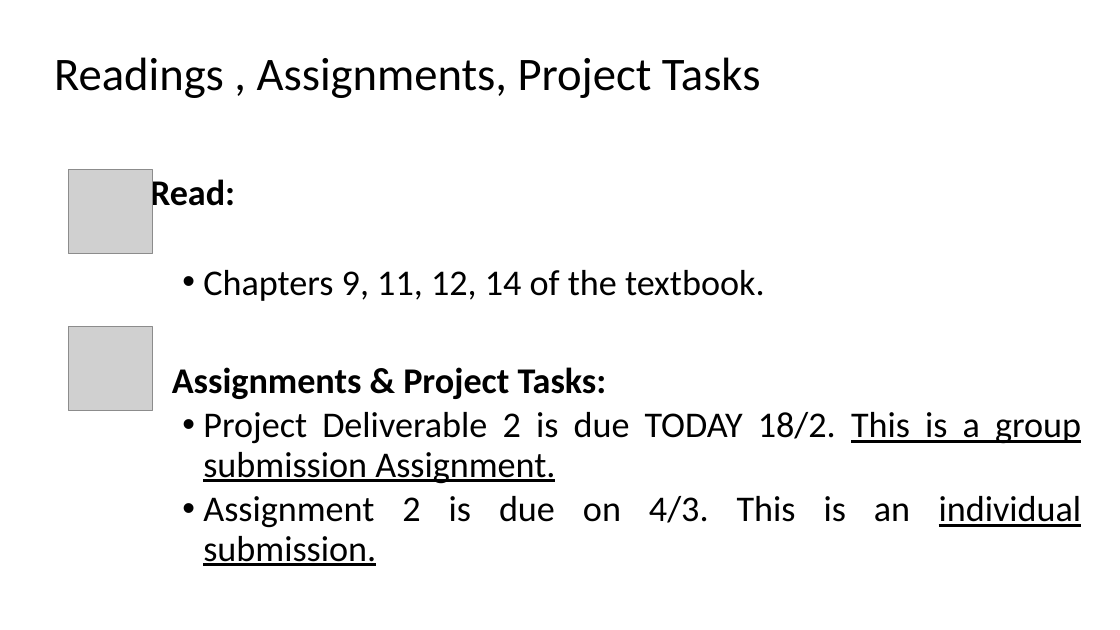
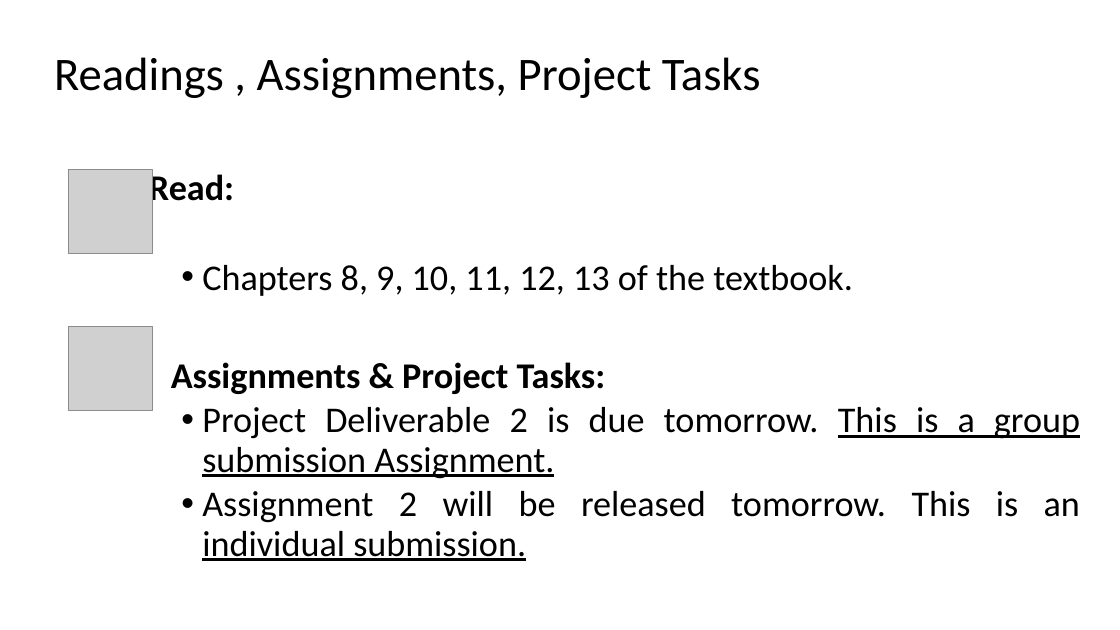
Before and after one commit to kthanasi-git/SW_Engineering, a slide deck: slide 23 of SOFTWARE ENGINEERING/SLIDES/9- Design Priciples III.pptx (slide 18 before the commit). Drawn at 1120x630 pixels with LibreOffice and Linux fonts; fonts in the diff are those of the drawing; grey boxes stand for pictures. Boxes give left, top, right and bottom in pixels: in the first picture for what was removed or moved away, otherwise in the second. Text is boxed around its words. In the diff, an @@ line names an element or a change of style, - is before the commit and + after.

```diff
--- a/SOFTWARE ENGINEERING/SLIDES/9- Design Priciples III.pptx
+++ b/SOFTWARE ENGINEERING/SLIDES/9- Design Priciples III.pptx
@@ text at (x1=202, y1=265, x2=853, y2=296): text changed @@
-    • Chapters 9, 11, 12, 14 of the textbook.
+    • Chapters 8, 9, 10, 11, 12, 13 of the textbook.
@@ text at (x1=202, y1=407, x2=1080, y2=561): text changed @@
-    • Project Deliverable 2 is due TODAY 18/2. This is a group submission Assignment.
-    • Assignment 2 is due on 4/3. This is an individual submission.
+    • Project Deliverable 2 is due tomorrow. This is a group submission Assignment.
+    • Assignment 2 will be released tomorrow. This is an individual submission.
```
Also in this commit, not shown: 1 other slide changed, 5 slides added, 9 other files.
